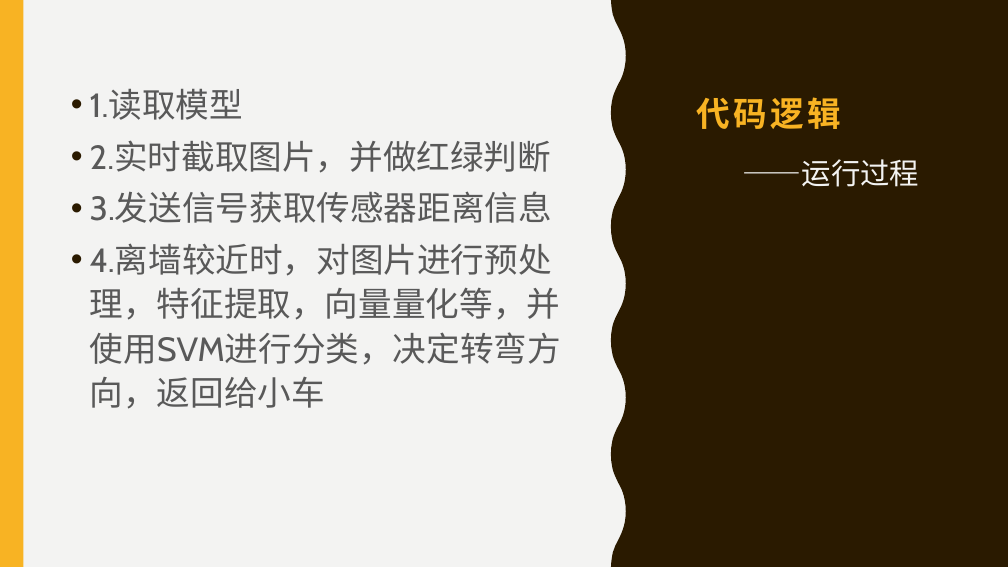
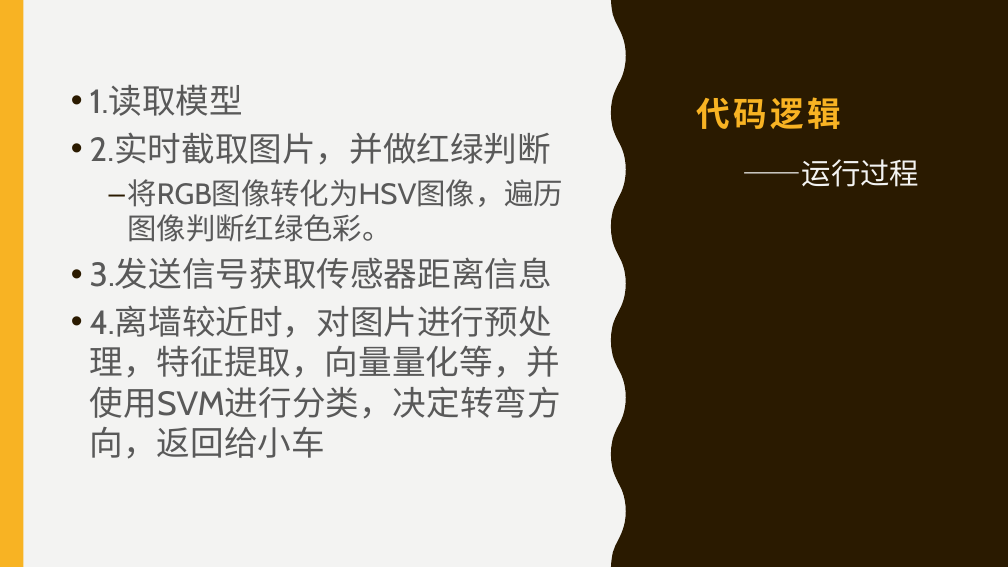
Before and after one commit to info-ruc/ai-project-2017, a slide deck: slide 14 of 2015202009(2)/第二次展示.pptx (slide 15 before the commit). Drawn at 1008x567 pixels with LibreOffice and Linux fonts; fonts in the diff are those of the drawing. Boxes give left, top, right and bottom in pixels: in the first picture for what was removed or moved away, otherwise in the second. Text is boxed around its words. In the diff, an @@ line names an element or a change of style, - is before the commit and + after.

```diff
--- a/2015202009(2)/第二次展示.pptx
+++ b/2015202009(2)/第二次展示.pptx
@@ text at (90, 85, 561, 459): line spacing 1.1 to 1 @@
@@ text at (128, 179, 564, 242): paragraph added @@
+  – 将RGB图像转化为HSV图像，遍历图像判断红绿色彩。
```
Also in this commit, not shown: 4 other slides changed, 2 slides removed, 2 other files.
